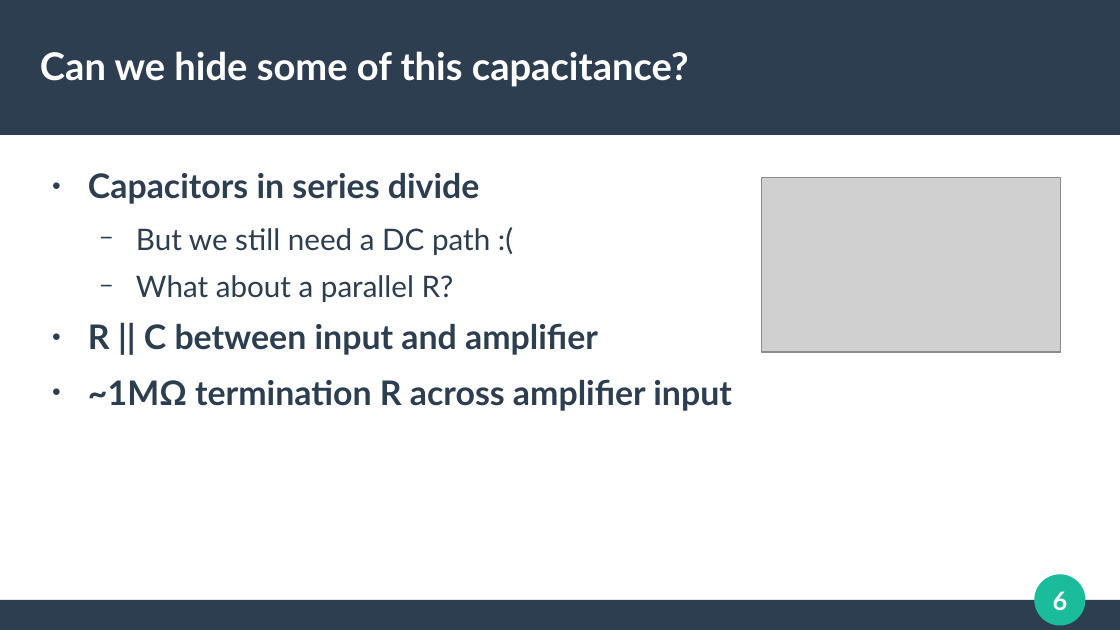
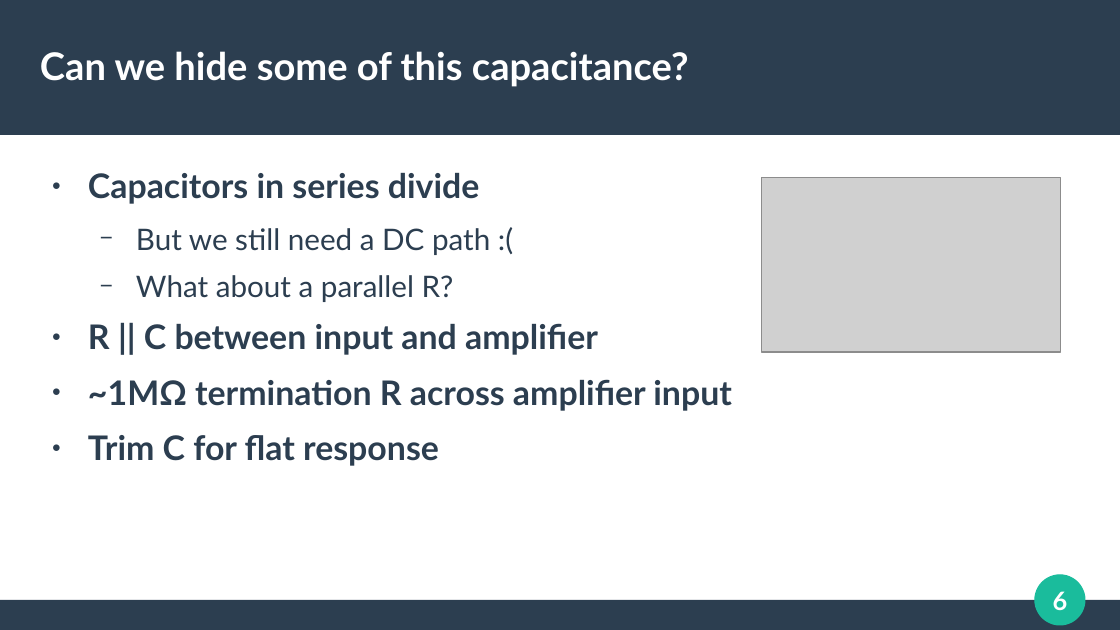
Before and after one commit to azonenberg/electronics-training, a slide deck: slide 6 of oscilloscope-probing/sec04-hiz-active.odp. Drawn at 1120x630 pixels with LibreOffice and Linux fonts; fonts in the diff are those of the drawing; grey boxes stand for pictures. Boxes give left, top, right and bottom in pixels: in the first picture for what was removed or moved away, otherwise in the second. Text is boxed around its words. In the diff, an @@ line names an element or a change of style, - is before the commit and + after.

Commit message:
Started adding TDR response data

```diff
--- a/oscilloscope-probing/sec04-hiz-active.odp
+++ b/oscilloscope-probing/sec04-hiz-active.odp
@@ text at [88,435,439,466]: paragraph added @@
+● Trim C for flat response
```
Also in this commit, not shown: 43 other files.
